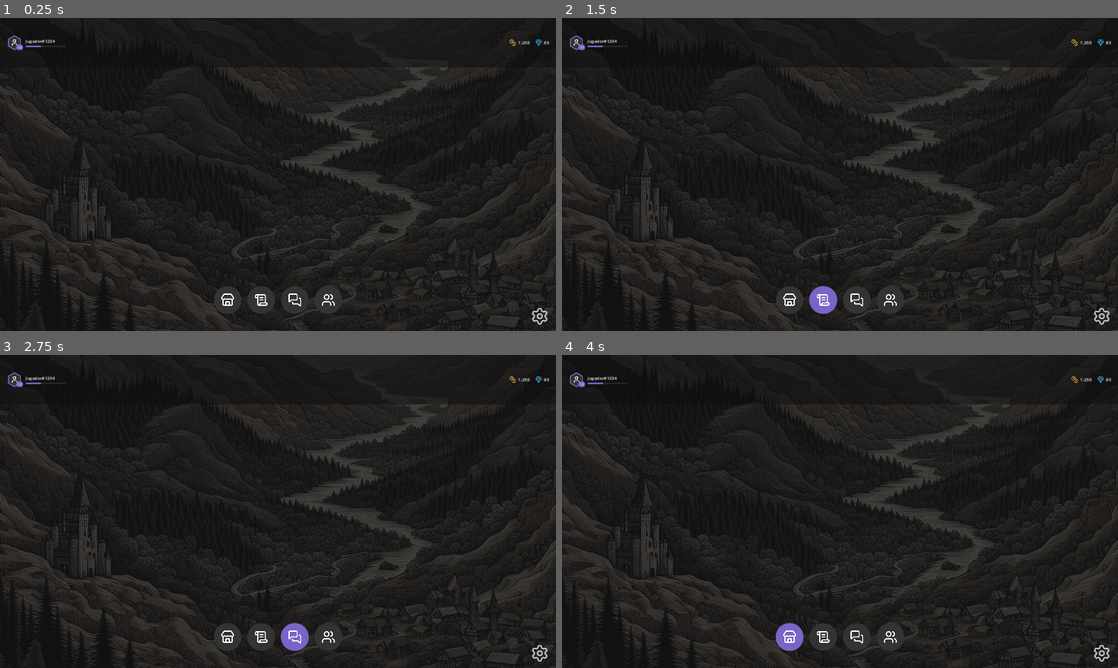
Above: before the commit, frames 1-4 (two rows, left to right).
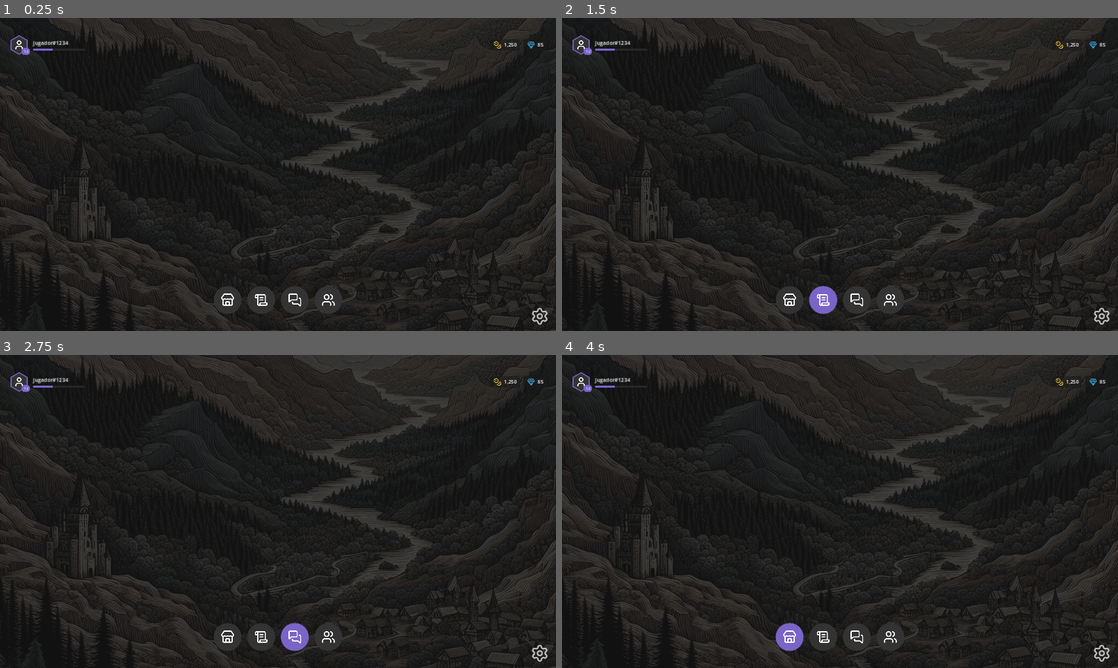
Above: after the commit, the same moments.

Repository: Bildurre/choque_de_leyendas_vg
Game: Godot game, scene res://screens/main_menu/main_menu_desktop.tscn
Same seed, same stepped clock (60 frames per second), same inputs: the game is played once before the commit and once after it.
Inputs (mouse positions are in pixels of both pictures, inside the frame that each line leads up to):
- Up to frame 1 (0.25 s): no input
- Up to frame 2 (1.5 s): click (789, 299) at 0.5 s; click (823, 299) at 1.25 s
- Up to frame 3 (2.75 s): click (294, 636) at 2 s
- Up to frame 4 (4 s): click (890, 636) at 2.75 s; click (789, 636) at 3.5 s

The runs differ from the first frame. In frame 1, 0.6% of the frame differs, in the area x 1-99%, y 0-16%; in frame 2, 0.6%; in frame 3, 0.6%; in frame 4, 0.6%.

Commit message:
Make top bar fully transparent, enlarge elements, add currency boxes
- Remove semi-transparent bar background, use plain MarginContainer
- Profile hex: 52->68px, username font: 15->18, XP bar: 140x6->180x8
- Level badge: bigger font (12) and padding
- Currency counters wrapped in rounded dark boxes (StyleBoxFlat_currbox)
- Currency icons: 24->28px, font: 15->17

https://claude.ai/code/session_0176j4sJi8nNgewyZfevnuDY

Diff:
--- a/screens/main_menu/main_menu_desktop.tscn
+++ b/screens/main_menu/main_menu_desktop.tscn
@@ -14,39 +14,41 @@
 [ext_resource type="Texture2D" path="res://assets/icons/placeholder/coins.svg" id="12_coins"]
 [ext_resource type="Texture2D" path="res://assets/icons/placeholder/gem.svg" id="13_gem"]
 
-[sub_resource type="StyleBoxFlat" id="StyleBoxFlat_topbar"]
-bg_color = Color(0.05, 0.05, 0.05, 0.5)
-border_width_bottom = 1
-border_color = Color(1, 1, 1, 0.08)
-content_margin_left = 24.0
-content_margin_top = 0.0
-content_margin_right = 24.0
-content_margin_bottom = 0.0
+[sub_resource type="StyleBoxFlat" id="StyleBoxFlat_currbox"]
+bg_color = Color(0.1, 0.1, 0.1, 0.6)
+corner_radius_top_left = 8
+corner_radius_top_right = 8
+corner_radius_bottom_right = 8
+corner_radius_bottom_left = 8
+content_margin_left = 12.0
+content_margin_top = 6.0
+content_margin_right = 12.0
+content_margin_bottom = 6.0
 
 [sub_resource type="StyleBoxFlat" id="StyleBoxFlat_xpfill"]
 bg_color = Color(0.478, 0.392, 0.784, 1)
-corner_radius_top_left = 3
-corner_radius_top_right = 3
-corner_radius_bottom_right = 3
-corner_radius_bottom_left = 3
+corner_radius_top_left = 4
+corner_radius_top_right = 4
+corner_radius_bottom_right = 4
+corner_radius_bottom_left = 4
 
 [sub_resource type="StyleBoxFlat" id="StyleBoxFlat_xpbg"]
 bg_color = Color(0.15, 0.15, 0.15, 1)
-corner_radius_top_left = 3
-corner_radius_top_right = 3
-corner_radius_bottom_right = 3
-corner_radius_bottom_left = 3
+corner_radius_top_left = 4
+corner_radius_top_right = 4
+corner_radius_bottom_right = 4
+corner_radius_bottom_left = 4
 
 [sub_resource type="StyleBoxFlat" id="StyleBoxFlat_lvlbadge"]
 bg_color = Color(0.478, 0.392, 0.784, 1)
-corner_radius_top_left = 12
-corner_radius_top_right = 12
-corner_radius_bottom_right = 12
-corner_radius_bottom_left = 12
-content_margin_left = 4.0
-content_margin_top = 1.0
-content_margin_right = 4.0
-content_margin_bottom = 1.0
+corner_radius_top_left = 14
+corner_radius_top_right = 14
+corner_radius_bottom_right = 14
+corner_radius_bottom_left = 14
+content_margin_left = 5.0
+content_margin_top = 2.0
+content_margin_right = 5.0
+content_margin_bottom = 2.0
 
 [node name="MainMenu" type="Control"]
 layout_mode = 3
@@ -86,11 +88,13 @@
 grow_horizontal = 2
 grow_vertical = 2
 
-[node name="TopSection" type="PanelContainer" parent="Layout"]
+[node name="TopSection" type="MarginContainer" parent="Layout"]
 layout_mode = 2
 size_flags_vertical = 3
 size_flags_stretch_ratio = 0.15
-theme_override_styles/panel = SubResource("StyleBoxFlat_topbar")
+theme_override_constants/margin_left = 32
+theme_override_constants/margin_top = 16
+theme_override_constants/margin_right = 32
 
 [node name="TopBar" type="HBoxContainer" parent="Layout/TopSection"]
 layout_mode = 2
@@ -98,11 +102,11 @@
 [node name="ProfileArea" type="HBoxContainer" parent="Layout/TopSection/TopBar"]
 layout_mode = 2
 size_flags_vertical = 4
-theme_override_constants/separation = 12
+theme_override_constants/separation = 14
 
 [node name="ProfileButton" type="Control" parent="Layout/TopSection/TopBar/ProfileArea"]
 layout_mode = 2
-custom_minimum_size = Vector2(52, 52)
+custom_minimum_size = Vector2(68, 68)
 size_flags_vertical = 4
 script = ExtResource("10_hex")
 
@@ -111,10 +115,10 @@
 anchors_preset = 15
 anchor_right = 1.0
 anchor_bottom = 1.0
-offset_left = 12.0
-offset_top = 12.0
-offset_right = -12.0
-offset_bottom = -12.0
+offset_left = 15.0
+offset_top = 15.0
+offset_right = -15.0
+offset_bottom = -15.0
 grow_horizontal = 2
 grow_vertical = 2
 texture = ExtResource("11_user")
@@ -125,16 +129,16 @@
 [node name="LevelBadge" type="PanelContainer" parent="Layout/TopSection/TopBar/ProfileArea/ProfileButton"]
 layout_mode = 1
 anchors_preset = 0
-offset_left = 32.0
-offset_top = 32.0
-offset_right = 56.0
-offset_bottom = 52.0
+offset_left = 42.0
+offset_top = 44.0
+offset_right = 72.0
+offset_bottom = 68.0
 mouse_filter = 2
 theme_override_styles/panel = SubResource("StyleBoxFlat_lvlbadge")
 
 [node name="LevelLabel" type="Label" parent="Layout/TopSection/TopBar/ProfileArea/ProfileButton/LevelBadge"]
 layout_mode = 2
-theme_override_font_sizes/font_size = 10
+theme_override_font_sizes/font_size = 12
 text = "12"
 horizontal_alignment = 1
 vertical_alignment = 1
@@ -146,12 +150,12 @@
 
 [node name="Username" type="Label" parent="Layout/TopSection/TopBar/ProfileArea/UserInfo"]
 layout_mode = 2
-theme_override_font_sizes/font_size = 15
+theme_override_font_sizes/font_size = 18
 text = "Jugador#1234"
 
 [node name="XPBar" type="ProgressBar" parent="Layout/TopSection/TopBar/ProfileArea/UserInfo"]
 layout_mode = 2
-custom_minimum_size = Vector2(140, 6)
+custom_minimum_size = Vector2(180, 8)
 max_value = 120.0
 value = 46.0
 show_percentage = false
@@ -166,44 +170,52 @@
 [node name="Currencies" type="HBoxContainer" parent="Layout/TopSection/TopBar"]
 layout_mode = 2
 size_flags_vertical = 4
-theme_override_constants/separation = 20
-
-[node name="CoinsContainer" type="HBoxContainer" parent="Layout/TopSection/TopBar/Currencies"]
-layout_mode = 2
-theme_override_constants/separation = 6
-
-[node name="CoinIcon" type="TextureRect" parent="Layout/TopSection/TopBar/Currencies/CoinsContainer"]
-layout_mode = 2
-custom_minimum_size = Vector2(24, 24)
+theme_override_constants/separation = 12
+
+[node name="CoinBox" type="PanelContainer" parent="Layout/TopSection/TopBar/Currencies"]
+layout_mode = 2
+theme_override_styles/panel = SubResource("StyleBoxFlat_currbox")
+
+[node name="CoinsContainer" type="HBoxContainer" parent="Layout/TopSection/TopBar/Currencies/CoinBox"]
+layout_mode = 2
+theme_override_constants/separation = 8
+
+[node name="CoinIcon" type="TextureRect" parent="Layout/TopSection/TopBar/Currencies/CoinBox/CoinsContainer"]
+layout_mode = 2
+custom_minimum_size = Vector2(28, 28)
 size_flags_vertical = 4
 texture = ExtResource("12_coins")
 expand_mode = 1
 stretch_mode = 5
 modulate = Color(0.94, 0.76, 0.22, 1)
 
-[node name="CoinAmount" type="Label" parent="Layout/TopSection/TopBar/Currencies/CoinsContainer"]
-layout_mode = 2
-size_flags_vertical = 4
-theme_override_font_sizes/font_size = 15
+[node name="CoinAmount" type="Label" parent="Layout/TopSection/TopBar/Currencies/CoinBox/CoinsContainer"]
+layout_mode = 2
+size_flags_vertical = 4
+theme_override_font_sizes/font_size = 17
 text = "1,250"
 
-[node name="GemsContainer" type="HBoxContainer" parent="Layout/TopSection/TopBar/Currencies"]
-layout_mode = 2
-theme_override_constants/separation = 6
-
-[node name="GemIcon" type="TextureRect" parent="Layout/TopSection/TopBar/Currencies/GemsContainer"]
-layout_mode = 2
-custom_minimum_size = Vector2(24, 24)
+[node name="GemBox" type="PanelContainer" parent="Layout/TopSection/TopBar/Currencies"]
+layout_mode = 2
+theme_override_styles/panel = SubResource("StyleBoxFlat_currbox")
+
+[node name="GemsContainer" type="HBoxContainer" parent="Layout/TopSection/TopBar/Currencies/GemBox"]
+layout_mode = 2
+theme_override_constants/separation = 8
+
+[node name="GemIcon" type="TextureRect" parent="Layout/TopSection/TopBar/Currencies/GemBox/GemsContainer"]
+layout_mode = 2
+custom_minimum_size = Vector2(28, 28)
 size_flags_vertical = 4
 texture = ExtResource("13_gem")
 expand_mode = 1
 stretch_mode = 5
 modulate = Color(0.224, 0.6, 0.804, 1)
 
-[node name="GemAmount" type="Label" parent="Layout/TopSection/TopBar/Currencies/GemsContainer"]
-layout_mode = 2
-size_flags_vertical = 4
-theme_override_font_sizes/font_size = 15
+[node name="GemAmount" type="Label" parent="Layout/TopSection/TopBar/Currencies/GemBox/GemsContainer"]
+layout_mode = 2
+size_flags_vertical = 4
+theme_override_font_sizes/font_size = 17
 text = "85"
 
 [node name="MiddleSection" type="MarginContainer" parent="Layout"]
